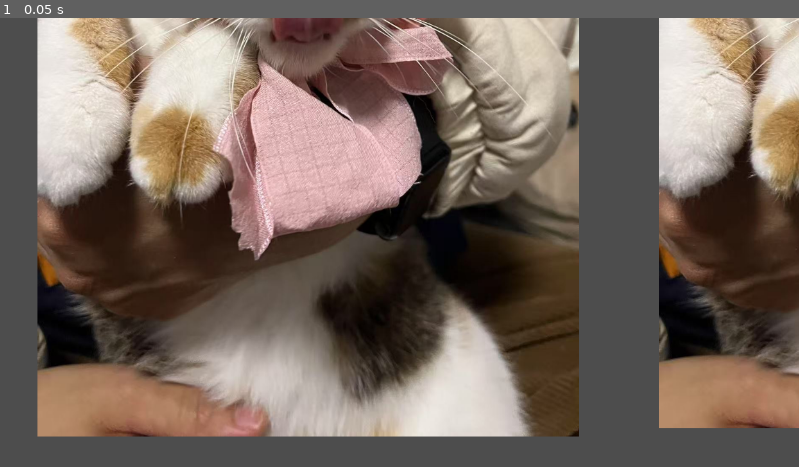
Above: before the commit, frame 1.
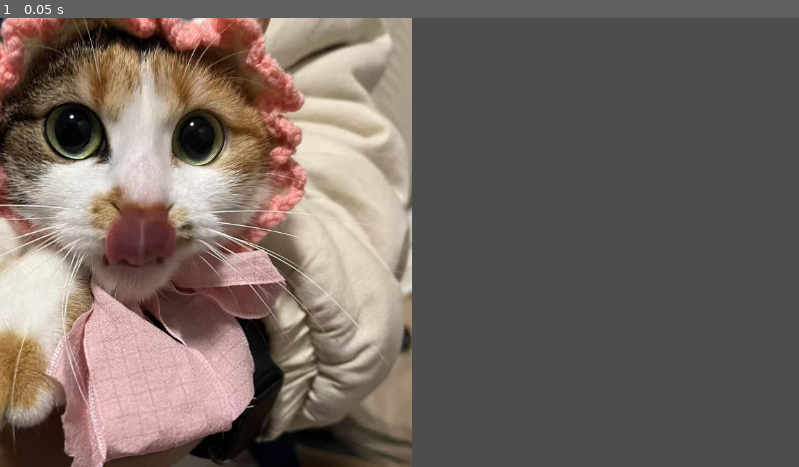
Above: after the commit, the same moment.

Repository: xiaolinguaguagua/git_demo
Game: Godot game, scene res://map/node_2d.tscn
The game is run twice, just before and just after one commit, with the same random seed, the same clock (stepped at 60 frames per second) and the same inputs. The project has no main scene, so this scene is started directly.
Inputs:
- Up to frame 1 (0.05 s): no input

The runs differ from the first frame. In frame 1, 80% of the frame differs, in the area x 0-100%, y 0-100%.

Commit message:
Revert "map update"
This reverts commit 1fd289b4c3a70fe1c534418ed04a49fde2168597.

Diff:
--- a/gitdemo/map/node_2d.tscn
+++ b/gitdemo/map/node_2d.tscn
@@ -5,16 +5,6 @@
 [node name="Node2D" type="Node2D"]
 
 [node name="发财" type="Sprite2D" parent="."]
-position = Vector2(445, 71)
+position = Vector2(204, 394)
 scale = Vector2(0.610156, 0.62478)
 texture = ExtResource("1_ww0is")
-
-[node name="发财2" type="Sprite2D" parent="."]
-position = Vector2(1341, 59)
-scale = Vector2(0.610156, 0.62478)
-texture = ExtResource("1_ww0is")
-
-[node name="发财3" type="Sprite2D" parent="."]
-position = Vector2(736, 1228)
-scale = Vector2(0.610156, 0.62478)
-texture = ExtResource("1_ww0is")
